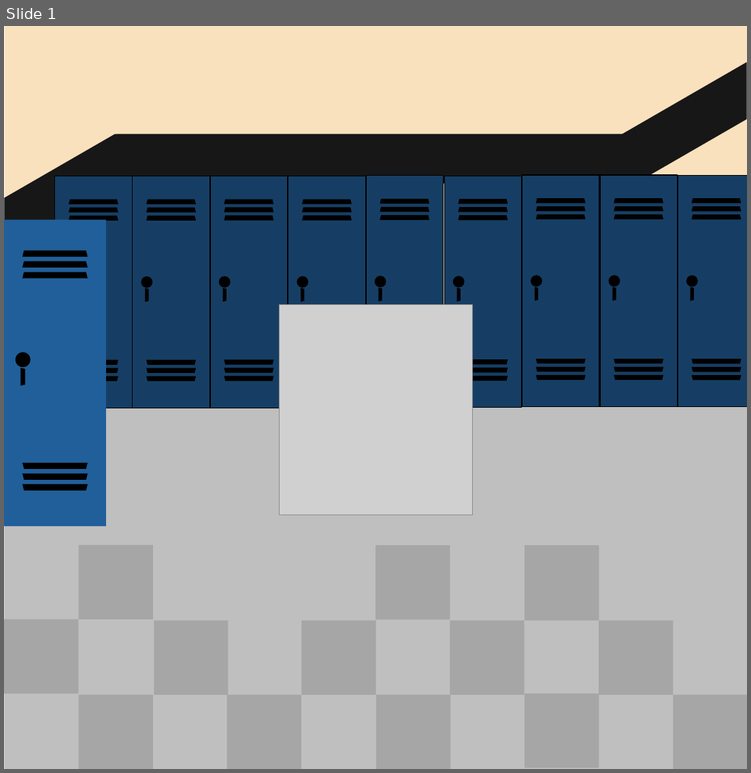
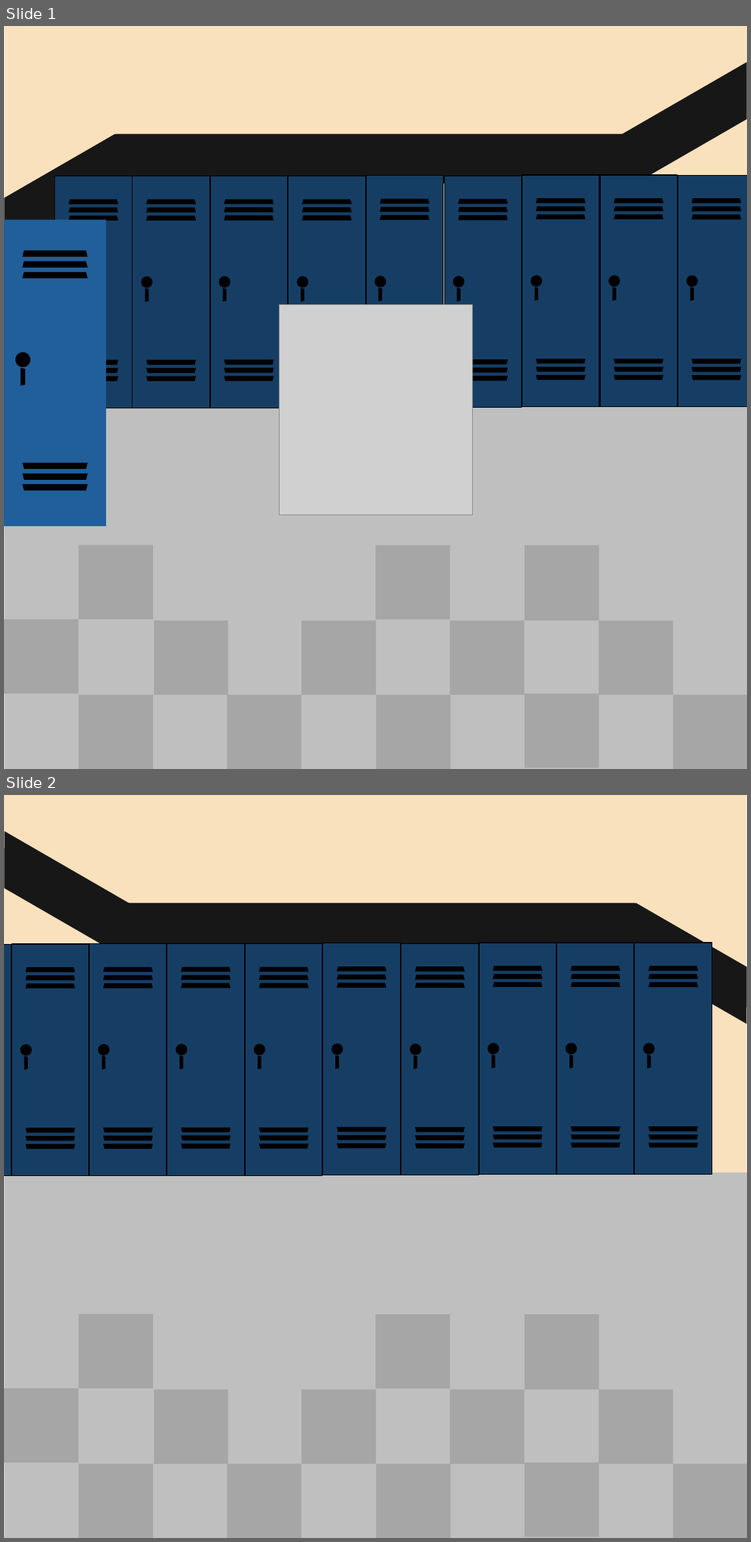
Before and after one commit to dprestonpeek/LizardsInChief-Macrobunny, a slide deck: Documents/licart.pptx. Shown one above the other, each under a label of ours: slide 1 before the commit, slides 1 and 2 after it. The pictures are 751x773 and 751x1542 pixels, drawn with LibreOffice and Linux fonts; fonts in the diff are those of the drawing; grey boxes stand for pictures; background and template pictures are left out. Boxes give left, top, right and bottom in pixels: in the first picture for what was removed or moved away, otherwise in the second. Text is boxed around its words. In the diff, an @@ line names an element or a change of style, - is before the commit and + after.

```diff
--- a/Documents/licart.pptx
+++ b/Documents/licart.pptx
@@ slide 2 added at [4, 795, 747, 1538], background #FFFFFF @@
@@ group added at [4, 795, 747, 1172]: 2 rectangles, 2 trapezoids @@
@@ trapezoid added at [4, 831, 27, 966], fill #171717 @@
@@ rectangle added at [4, 944, 11, 1176], fill #163E64, outline #000000 1.5 pt @@
@@ group added at [11, 944, 89, 1176]: 7 trapezoids, 1 rectangle, 1 ellipse @@
@@ group added at [90, 944, 167, 1176]: 7 trapezoids, 1 rectangle, 1 ellipse @@
@@ group added at [167, 943, 244, 1175]: 7 trapezoids, 1 rectangle, 1 ellipse @@
@@ group added at [245, 943, 322, 1175]: 7 trapezoids, 1 rectangle, 1 ellipse @@
@@ group added at [323, 943, 400, 1175]: 7 trapezoids, 1 rectangle, 1 ellipse @@
@@ group added at [401, 943, 478, 1175]: 7 trapezoids, 1 rectangle, 1 ellipse @@
@@ group added at [479, 943, 556, 1174]: 7 trapezoids, 1 rectangle, 1 ellipse @@
@@ group added at [556, 943, 634, 1174]: 7 trapezoids, 1 rectangle, 1 ellipse @@
@@ group added at [634, 943, 712, 1174]: 7 trapezoids, 1 rectangle, 1 ellipse @@
@@ group added at [4, 1172, 747, 1538]: 15 rectangles @@
```
Also in this commit, not shown: 1 slide changed, 2 other slides added, 1 slide removed, 13 other files.
